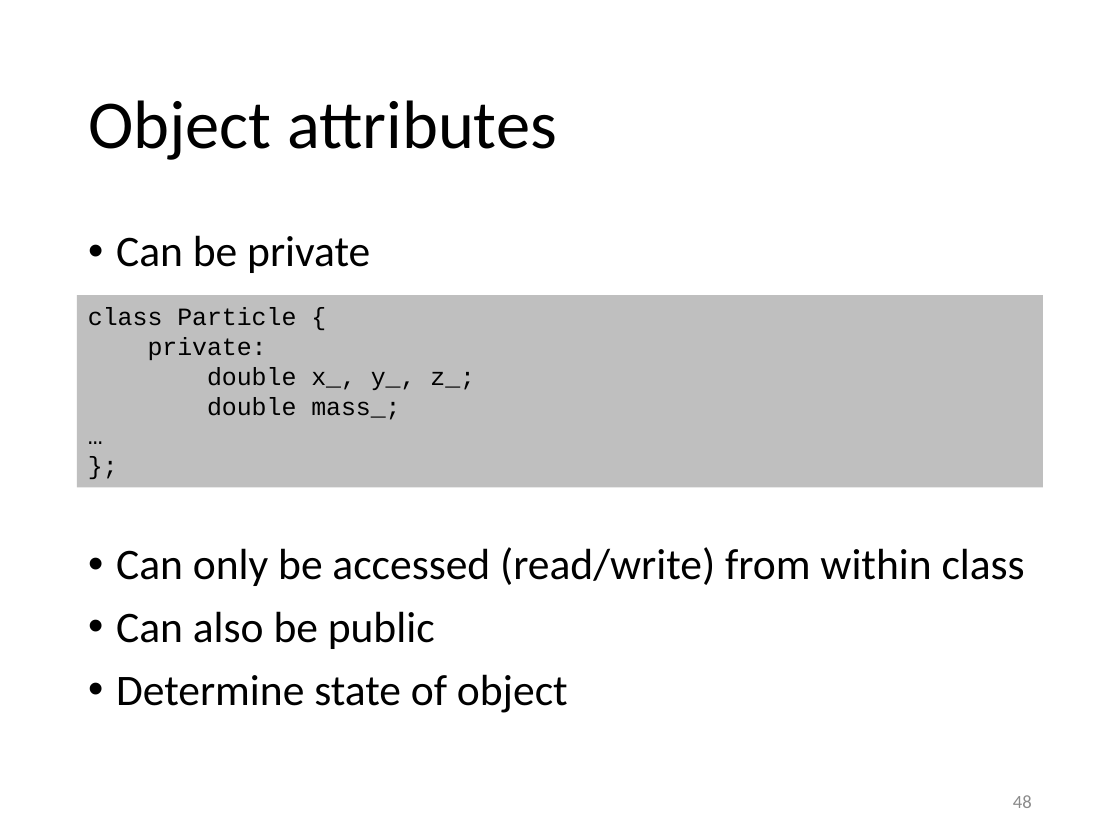
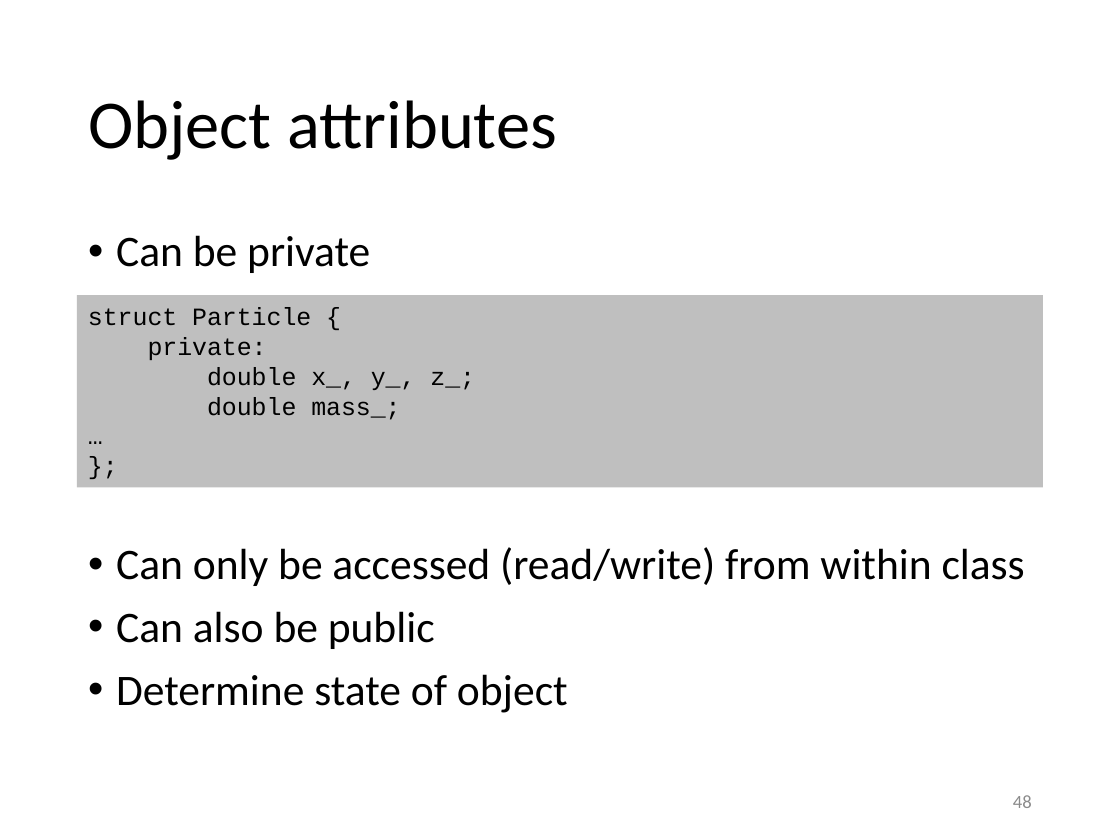
Before and after one commit to gjbex/Scientific-C-plus-plus, a slide deck: slide 48 of scientific_cpp.pptx. Drawn at 1120x840 pixels with LibreOffice and Linux fonts; fonts in the diff are those of the drawing. Boxes give left, top, right and bottom in pixels: in the first picture for what was removed or moved away, otherwise in the second. Text is boxed around its words. In the diff, an @@ line names an element or a change of style, - is before the commit and + after.

Commit message:
Switch to struct for class declarations
The trend is to use the struct keyword for class declarations, rather than the class keyword.  Slides now follo that convention.

```diff
--- a/scientific_cpp.pptx
+++ b/scientific_cpp.pptx
@@ text in rectangle at [88,307,311,326]: text changed @@
-class Particle {
+struct Particle {
```
Also in this commit, not shown: 3 other slides changed.
